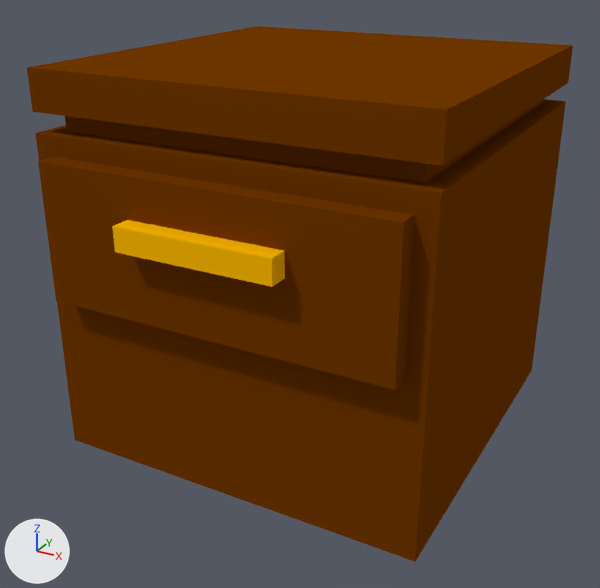
Before and after pictures for a commit that changed the Blender file Javoc/Assets/meshes/complementos/mesa_noche.blend.
Both versions are drawn from a 50 mm lens placed at (1.96, -3.8, 1.58), pointed at (-0.02, -0.22, -0.22). Arrows for +X, +Y and +Z are at lower left; the lights stay in place.
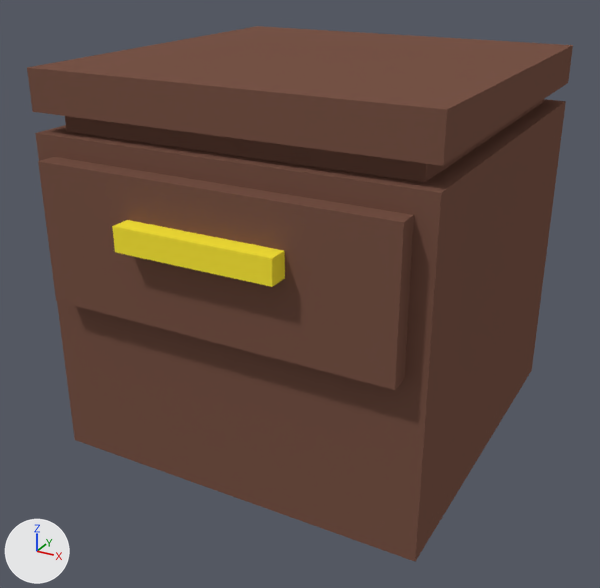
Changed parts and their boxes (x1, y1, x2, y2) in the pictures (600 x 588 px):
'Cube', recoloured: (27, 26, 573, 561) in both

Patch to the scene script:
```diff
--- a/Javoc/Assets/meshes/complementos/mesa_noche.blend.py
+++ b/Javoc/Assets/meshes/complementos/mesa_noche.blend.py
@@ mat_table @@
 mat_table = diffuse_material('table')
-mat_table.base_color = (0.163, 0.0399, 0.0)  # brown #703800
+mat_table.base_color = (0.191, 0.0908, 0.0648)  # brown #795548
@@ mat_handle @@
 mat_handle = diffuse_material('handle')
-mat_handle.base_color = (1.0, 0.5, 0.0)  # yellow #ffbc00
+mat_handle.base_color = (1.0, 0.831, 0.0437)  # yellow #ffeb3b
```
